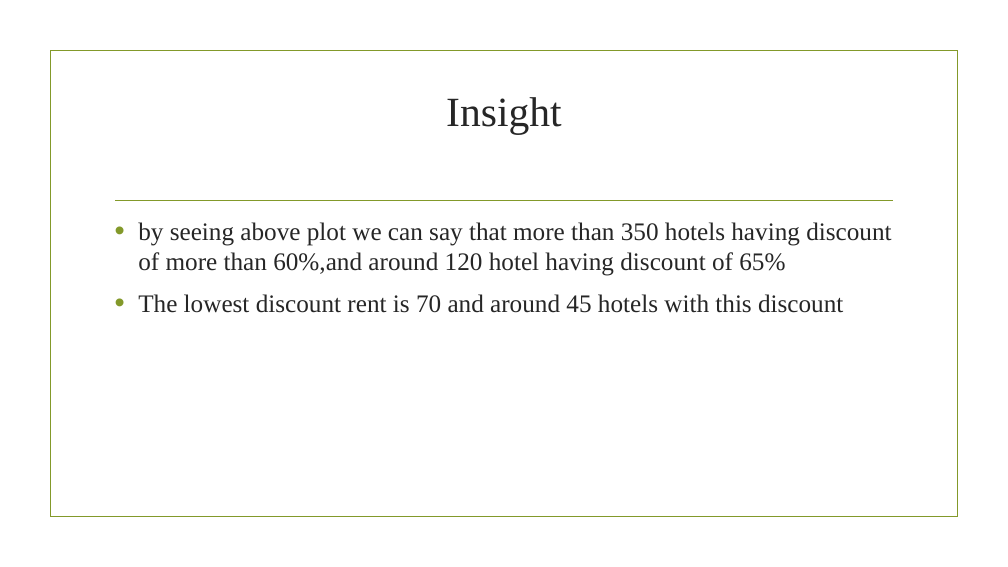
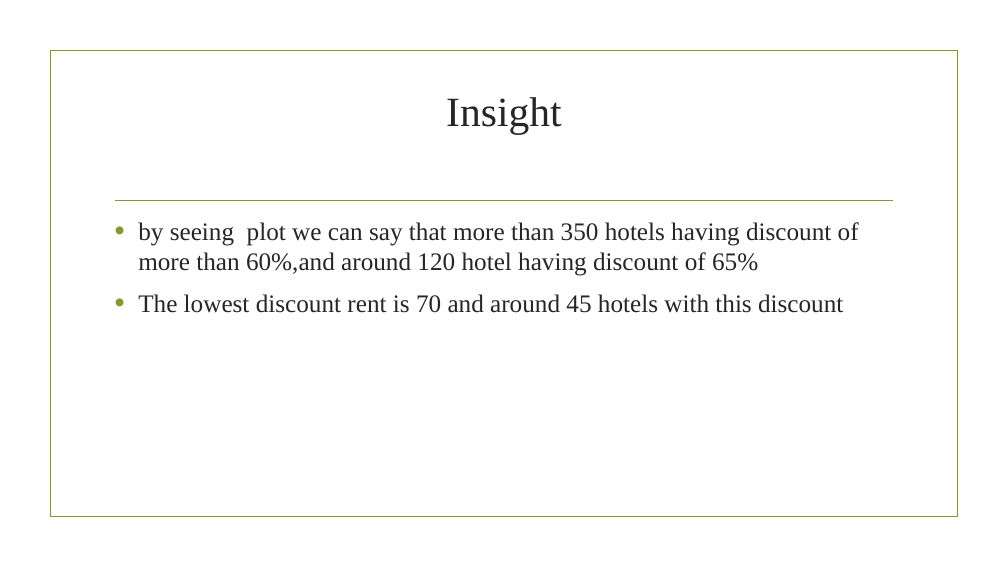
Before and after one commit to adas754/EDA, a slide deck: slide 21 of oyo1.pptx (slide 20 before the commit). Drawn at 1008x567 pixels with LibreOffice and Linux fonts; fonts in the diff are those of the drawing; background and template pictures are left out. Boxes give left, top, right and bottom in pixels: in the first picture for what was removed or moved away, otherwise in the second. Text is boxed around its words. In the diff, an @@ line names an element or a change of style, - is before the commit and + after.

```diff
--- a/oyo1.pptx
+++ b/oyo1.pptx
@@ text at (138, 222, 859, 276): text changed @@
-• by seeing above plot we can say that more than 350 hotels having discount of more than 60%,and around 120 hotel having discount of 65%
+• by seeing plot we can say that more than 350 hotels having discount of more than 60%,and around 120 hotel having discount of 65%
```
Also in this commit, not shown: 7 other slides changed, 16 slides added.
